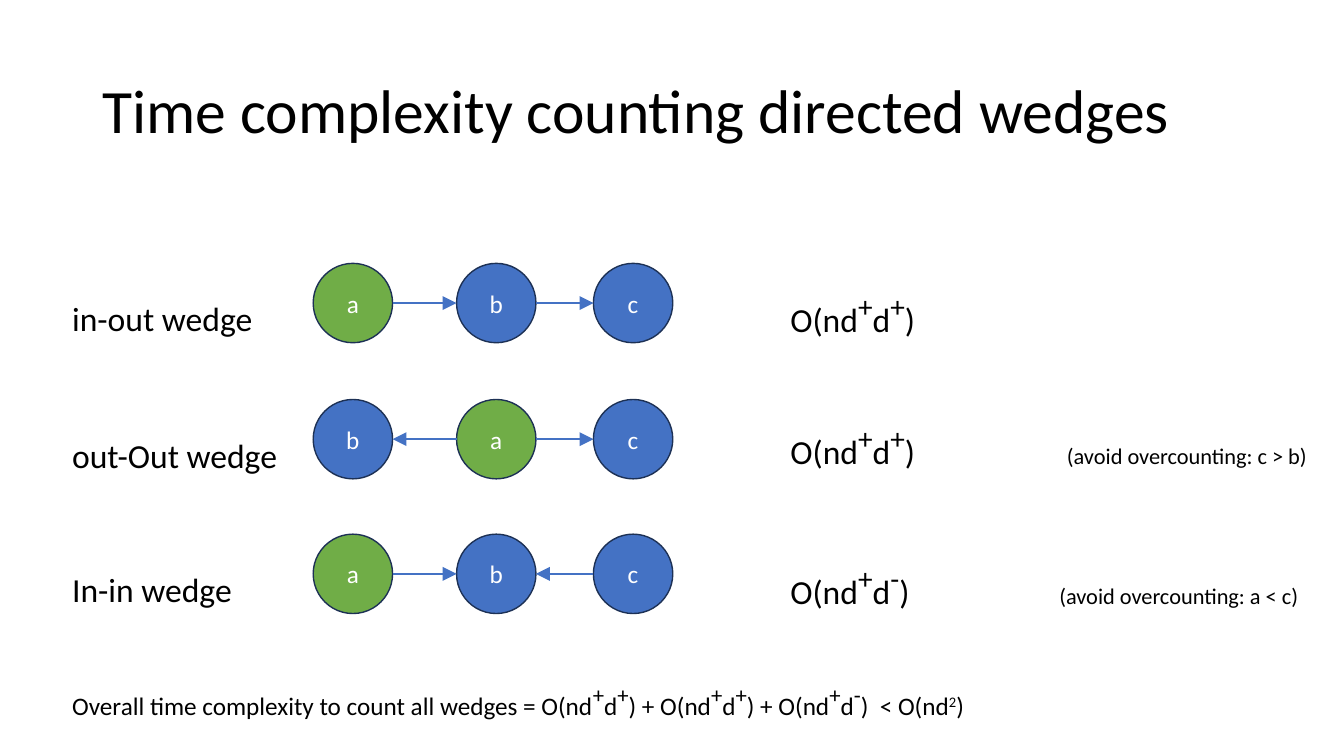
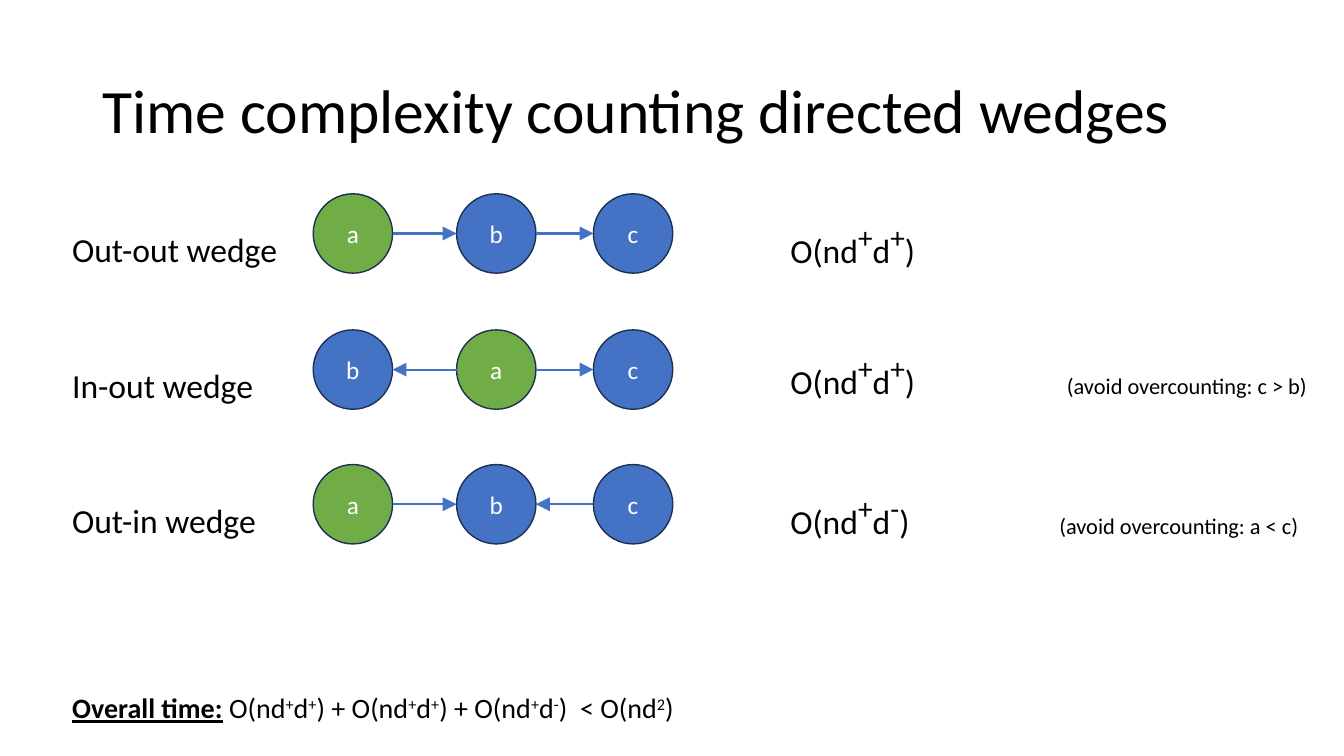
Before and after one commit to samwindels/gradco, a slide deck: slide 27 of presentation.pptx (slide 29 before the commit). Drawn at 1344x756 pixels with LibreOffice and Linux fonts; fonts in the diff are those of the drawing. Boxes give left, top, right and bottom in pixels: in the first picture for what was removed or moved away, otherwise in the second. Text is boxed around its words. In the diff, an @@ line names an element or a change of style, - is before the commit and + after.

```diff
--- a/presentation.pptx
+++ b/presentation.pptx
@@ text at (72,238,277,268): text changed @@
-in-out wedge
+Out-out wedge
@@ text at (72,374,253,404): text changed @@
-out-Out wedge
+In-out wedge
@@ text at (72,509,255,539): text changed @@
-In-in wedge
+Out-in wedge
@@ 9 ellipses, 6 arrows, 3 texts: place and size @@
-9 ellipses, 6 arrows, 3 texts at (314,263,1306,614)
+9 ellipses, 6 arrows, 3 texts at (314,194,1306,544)
@@ text at (72,697,657,723): text changed; size 18 to 20 pt @@
-Overall time complexity to count all wedges = O(nd+d+) + O(nd+d+) + O(nd+d-) < O(nd2)
+Overall time: O(nd+d+) + O(nd+d+) + O(nd+d-) < O(nd2)
```
Also in this commit, not shown: 23 other slides changed, 2 slides added.
